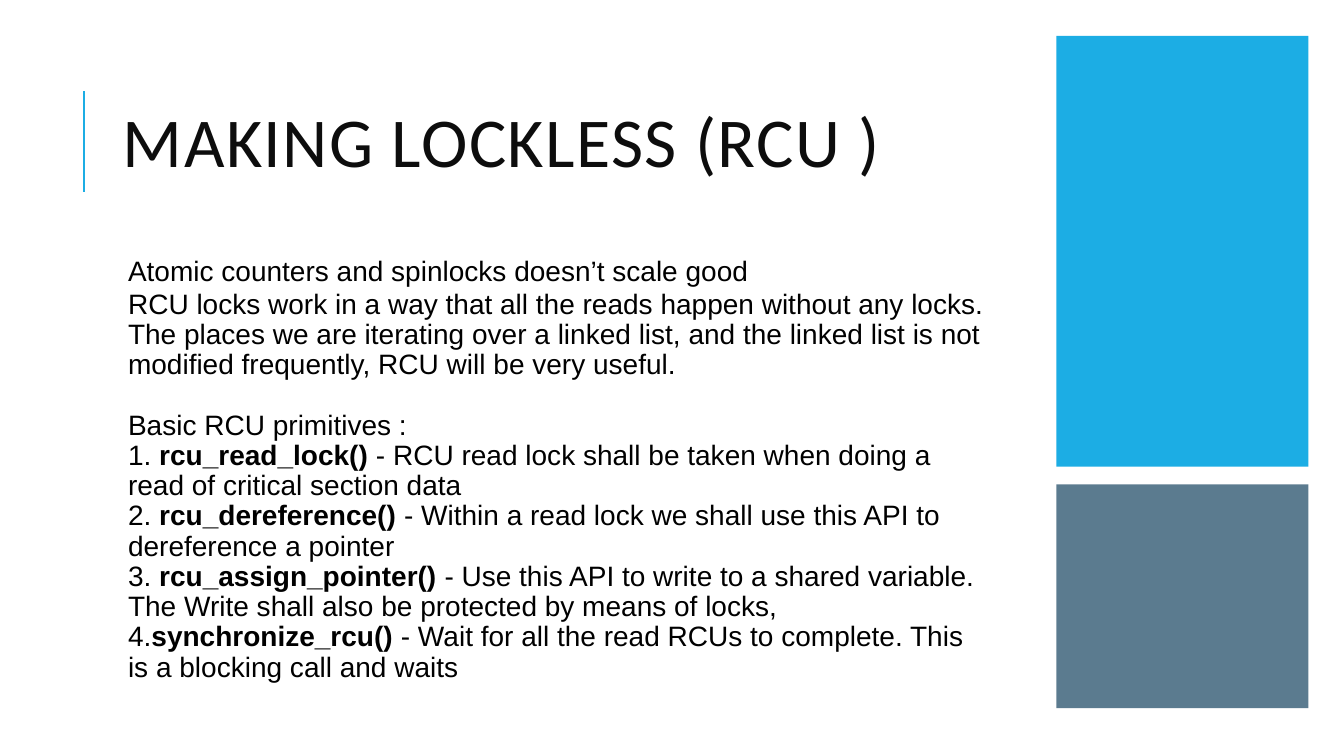
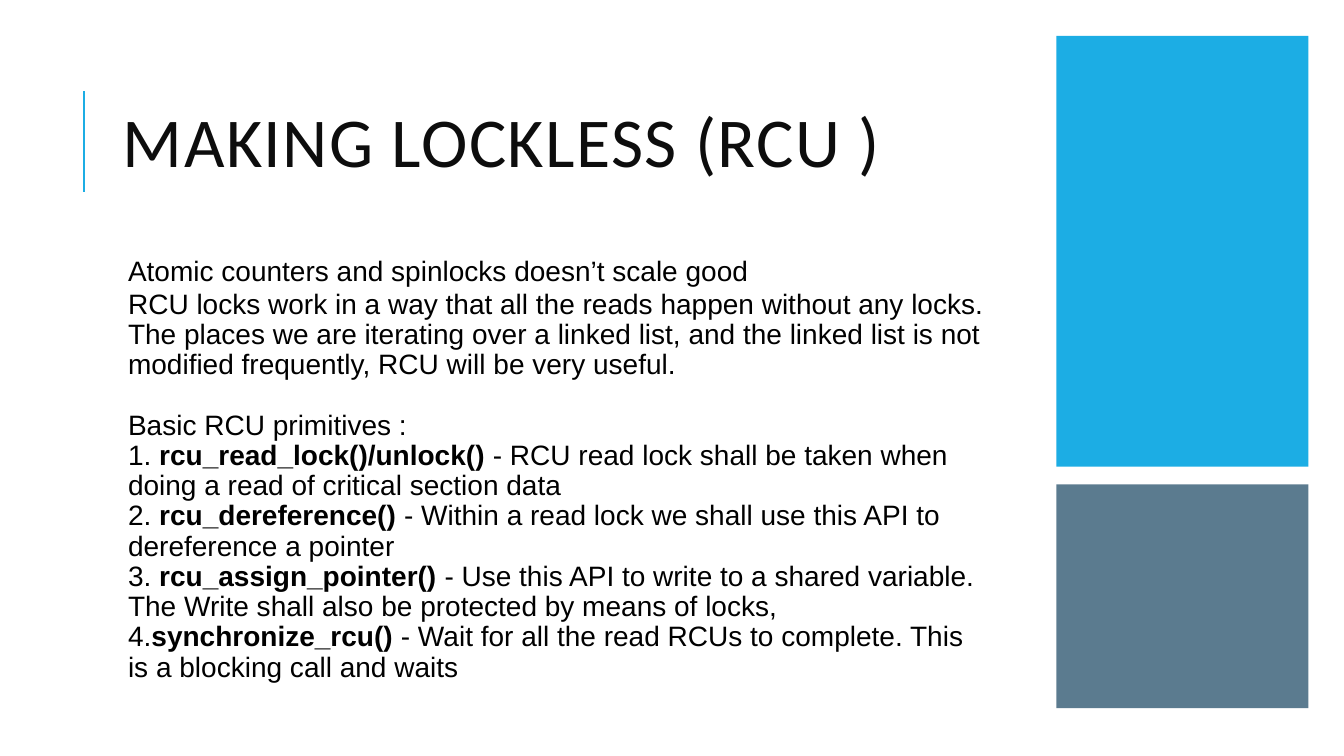
Before and after one commit to kundanthebest/osi2022, a slide deck: slide 15 of locking_presentation.pptx. Drawn at 1344x756 pixels with LibreOffice and Linux fonts; fonts in the diff are those of the drawing. Boxes give left, top, right and bottom in pixels: in the first picture for what was removed or moved away, otherwise in the second. Text is boxed around its words. In the diff, an @@ line names an element or a change of style, - is before the commit and + after.

```diff
--- a/locking_presentation.pptx
+++ b/locking_presentation.pptx
@@ text at [128, 414, 974, 682]: text changed @@
-  Basic RCU primitives :
-  1. rcu_read_lock() - RCU read lock shall be taken when doing a read of critical section data
-  2. rcu_dereference() - Within a read lock we shall use this API to dereference a pointer
-  3. rcu_assign_pointer() - Use this API to write to a shared variable. The Write shall also be protected by means of locks,
-  4.synchronize_rcu() - Wait for all the read RCUs to complete. This is a blocking call and waits
+  Basic RCU primitives :
+  1. rcu_read_lock()/unlock() - RCU read lock shall be taken when doing a read of critical section data
+  2. rcu_dereference() - Within a read lock we shall use this API to dereference a pointer
+  3. rcu_assign_pointer() - Use this API to write to a shared variable. The Write shall also be protected by means of locks,
+  4.synchronize_rcu() - Wait for all the read RCUs to complete. This is a blocking call and waits
```
Also in this commit, not shown: 11 other slides changed.
